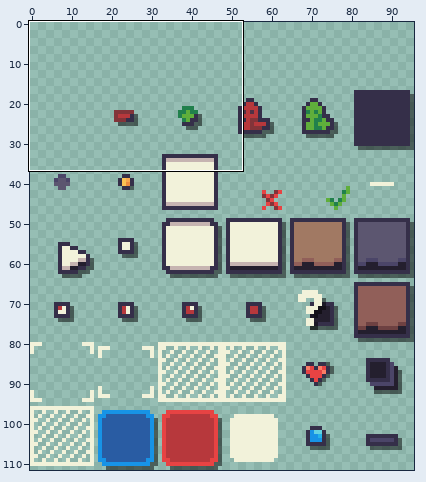
Two versions of one pixel-art file, Assets/Sprites/UIs.aseprite. The first picture is a wide view before the edit; the outline marks the close-up.
Close-up. First the earlier version:
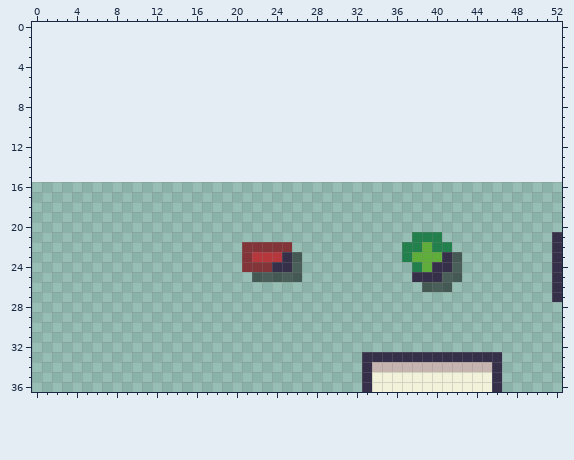
96x96 pixels, 1 frame. Shown: x 0..52, y 0..36. The old version is drawn lined up with the new one, on the new canvas.
Now the later version:
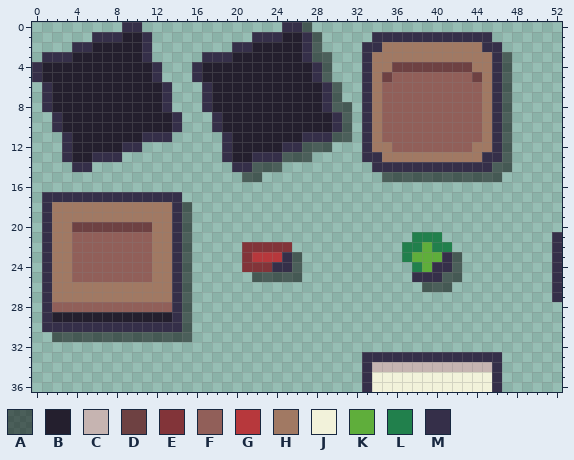
Palette (. is transparent): A #0000007f  B #241f2e  C #c6b4b1  D #6e4142  E #823439  F #915f59  G #b7383c  H #a17963  J #f2f2da  K #5fae3b  L #21804c  M #352f49
The exact change:
canvas 96x96 -> 96x112, the old top-left corner now at 0,16
The author put colour A in row 0 at x 27; in rows 1 to 2 at x 28; in row 3 at x 28 to 29 and 47; in rows 4 to 5 at x 29 and 47; in rows 6 to 7 at x 30 and 47; in row 8 at x 30 to 31 and 47.
The author put colour A in rows 9 to 10 at x 31 and 47; in row 11 at x 30 to 31 and 47; in row 12 at x 27 to 29 and 47; in row 13 at x 25 to 27 and 47; in row 14 at x 22 to 24 and 46 to 47; in row 15 at x 21 to 22 and 35 to 46.
The author put colour A in rows 18 to 30 at x 15; in row 31 at x 2 to 15.
The author put colour B in row 1 at x 9 to 10 and 25 to 26; in row 2 at x 6 to 10 and 22 to 26; in row 3 at x 4 to 10 and 20 to 26; in rows 4 to 5 at x 1 to 11 and 17 to 27; in rows 6 to 8 at x 2 to 12 and 18 to 28; in rows 9 to 10 at x 3 to 13 and 19 to 29.
The author put colour B in row 11 at x 4 to 10 and 20 to 26; in row 12 at x 4 to 8 and 20 to 24; in row 13 at x 4 to 5 and 20 to 21; in row 29 at x 2 to 13.
The author put colour D in row 4 at x 36 to 43; in row 5 at x 35 and 44; in row 20 at x 4 to 11.
The author put colour F in row 5 at x 36 to 43; in rows 6 to 11 at x 35 to 44; in row 12 at x 36 to 43; in rows 21 to 25 at x 4 to 11; in row 28 at x 2 to 13.
The author put colour H in row 2 at x 35 to 44; in row 3 at x 34 to 45; in row 4 at x 34 to 35 and 44 to 45; in rows 5 to 11 at x 34 and 45; in row 12 at x 34 to 35 and 44 to 45; in row 13 at x 35 to 44.
The author put colour H in rows 18 to 19 at x 2 to 13; in rows 20 to 25 at x 2 to 3 and 12 to 13; in rows 26 to 27 at x 2 to 13.
The author put colour M in row 0 at x 9 to 10 and 25 to 26; in row 1 at x 6 to 8, 11, 22 to 24, 27 and 34 to 45; in row 2 at x 4 to 5, 11, 20 to 21, 27, 33 to 34 and 45 to 46; in row 3 at x 1 to 3, 11, 17 to 19, 27, 33 and 46; in rows 4 to 5 at x 0, 12, 16, 28, 33 and 46; in rows 6 to 8 at x 1, 13, 17, 29, 33 and 46.
The author put colour M in rows 9 to 10 at x 2, 14, 18, 30, 33 and 46; in row 11 at x 3, 11 to 13, 19, 27 to 29, 33 and 46; in row 12 at x 3, 9 to 10, 19, 25 to 26, 33 and 46; in row 13 at x 3, 6 to 8, 19, 22 to 24, 33 to 34 and 45 to 46; in row 14 at x 4 to 5, 20 to 21 and 34 to 45; in row 17 at x 1 to 14.
The author put colour M in rows 18 to 29 at x 1 and 14; in row 30 at x 1 to 14.
